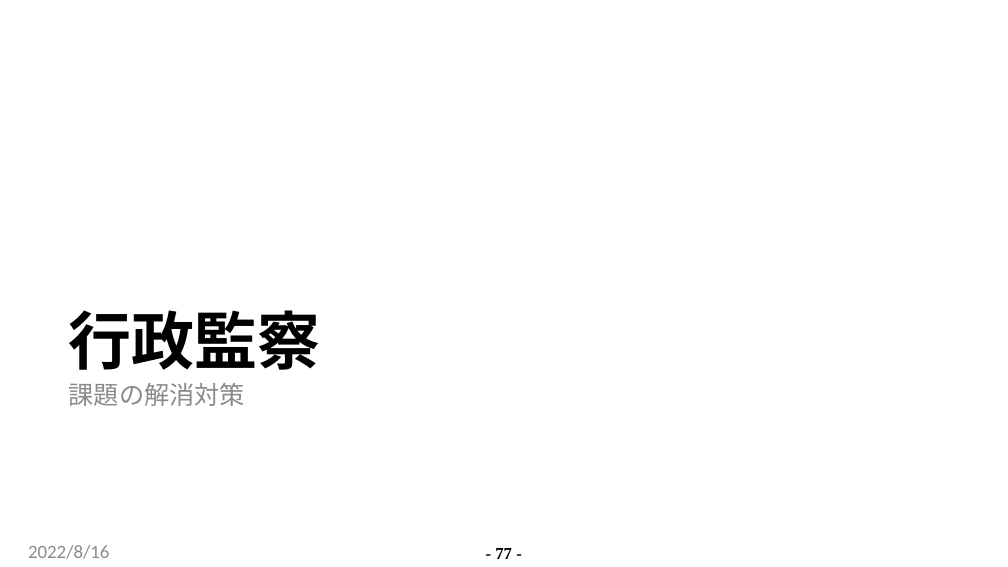
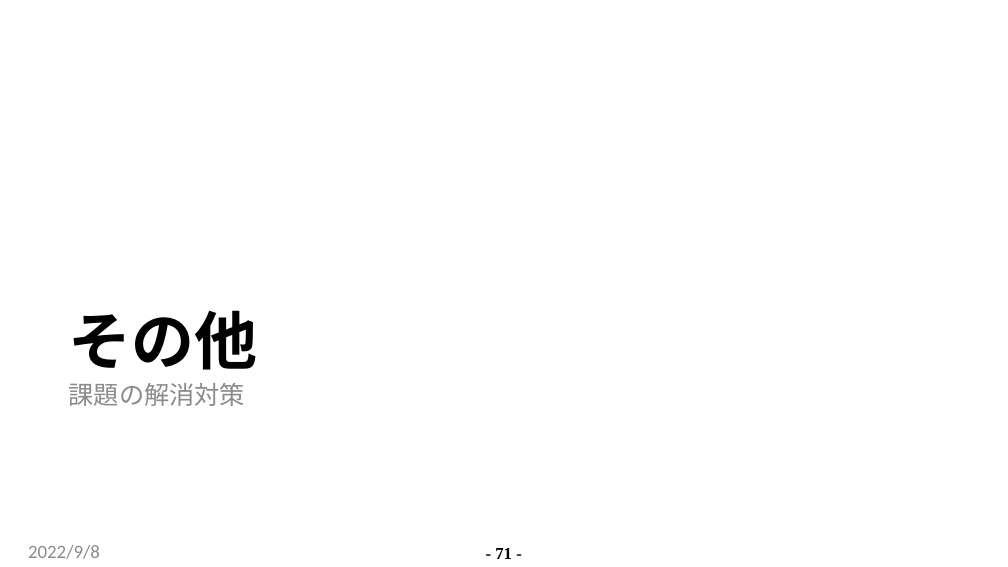
Before and after one commit to C2-Communication/c2-communication.GitHub.io, a slide deck: slide 71 of Site/content/posts/government-innovation/government-innovation_Ja.pptx (slide 77 before the commit). Drawn at 1008x567 pixels with LibreOffice and Linux fonts; fonts in the diff are those of the drawing; background and template pictures are left out. Boxes give left, top, right and bottom in pixels: in the first picture for what was removed or moved away, otherwise in the second. Text is boxed around its words. In the diff, an @@ line names an element or a change of style, - is before the commit and + after.

```diff
--- a/Site/content/posts/government-innovation/government-innovation_Ja.pptx
+++ b/Site/content/posts/government-innovation/government-innovation_Ja.pptx
@@ title at [69,310,258,370]: text changed @@
-行政監察
+その他
@@ text at [28,545,100,559]: text changed @@
-2022/8/16
+2022/9/8
@@ page number at [495,548,512,559]: text changed @@
-- 77 -
+- 71 -
```
Also in this commit, not shown: 132 other slides changed, 1 slide added, 7 slides removed, 30 other files.
